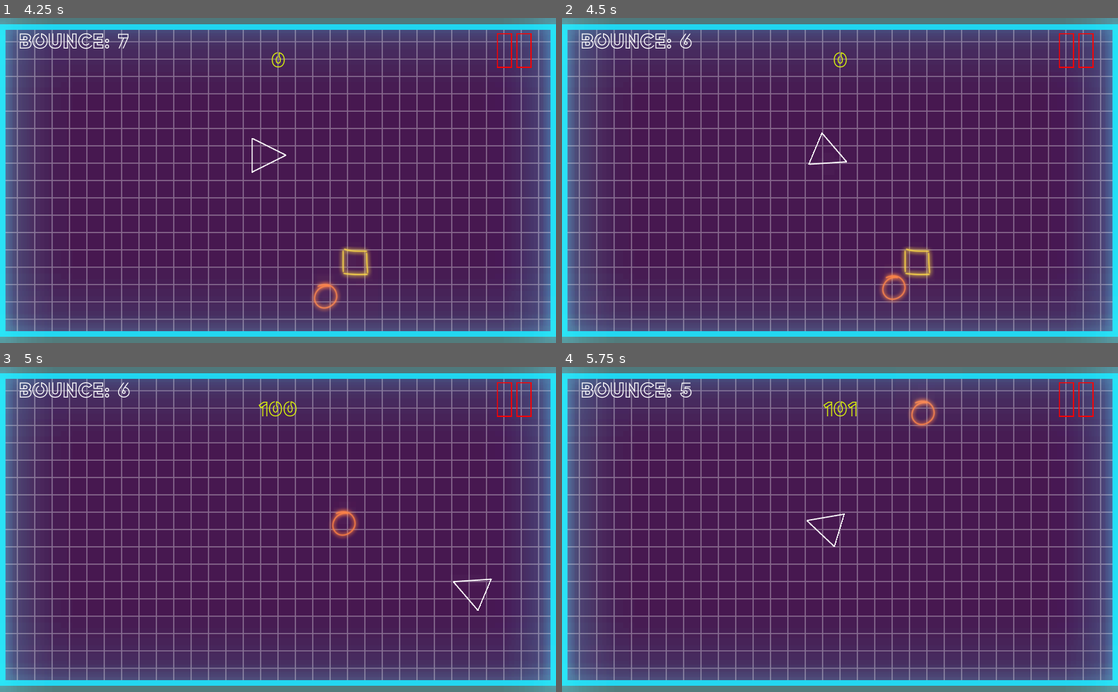
Above: before the commit, frames 1-4 (two rows, left to right).
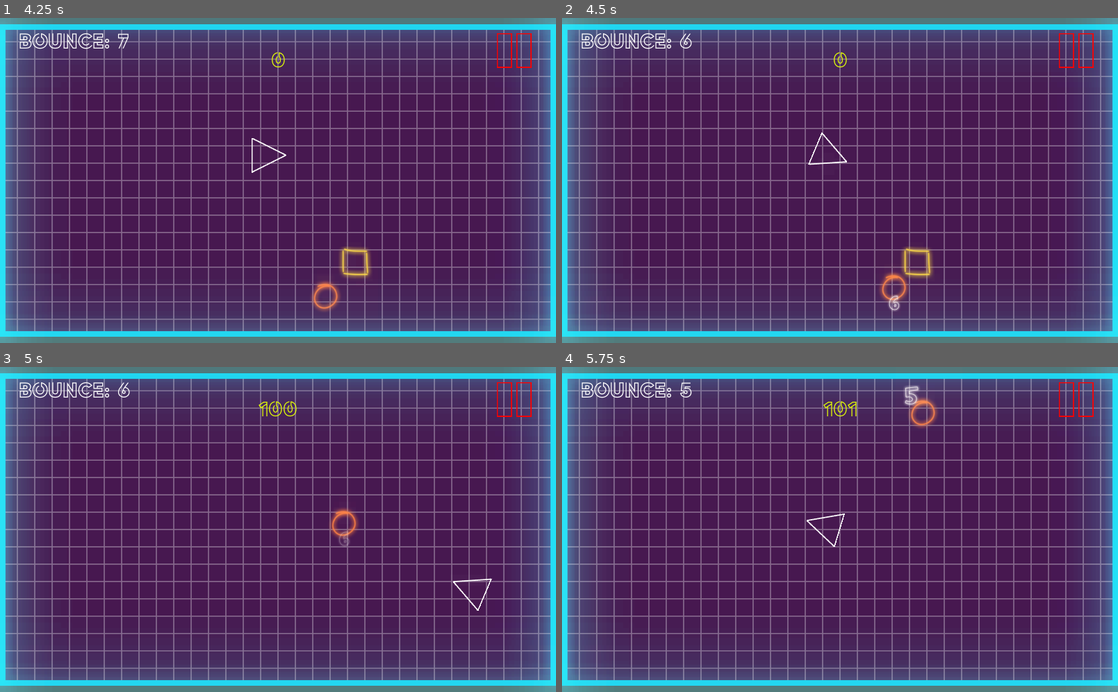
Above: after the commit, the same moments.

Repository: ScrappyMan25/Seven
Game: Godot game, scene res://Scenes/SplashScreen.tscn
Two runs of this game, one before a commit and one after it. Both use one fixed random seed, a clock stepped at 60 frames per second and the inputs below.
Inputs (mouse positions are in pixels of both pictures, inside the frame that each line leads up to):
- Up to frame 1 (4.25 s): tap Enter at 0.5, 2 s; move the mouse to (400, 164) at 0.52 s; hold Right (point_right) 0.53-1.28 s; click (400, 164) at 0.67 s; tap Space (ui_select) at 0.77, 1.25, 1.52, 2.75, 3.02 s; move the mouse to (166, 196) at 1.27 s; hold S (ui_down) 1.28-2.03 s; move the mouse to (333, 109) at 2.02 s; hold Right (point_right) 2.03-2.78 s; move the mouse to (250, 245) at 2.77 s; hold W (ui_up) 2.78-3.5 s; click (250, 245) at 2.92 s; click "Play" at 3.5 s
- Up to frame 2 (4.5 s): move the mouse to (1006, 229) at 4.27 s; hold Left (point_left) from 4.28 s (still down)
- Up to frame 3 (5 s): keep holding Left (point_left); tap Space (ui_select) at 4.52 s
- Up to frame 4 (5.75 s): keep holding Left (point_left); move the mouse to (673, 480) at 5.02 s; tap Space (ui_select) at 5.27 s

Frame 1 is identical in both runs. In frame 2, less than 0.1% of the frame differs, in the area x 58-61%, y 85-91%; in frame 3, less than 0.1%; in frame 4, 0.1%, in the area x 61-65%, y 5-12%.

Commit message:
AddedBounceNumber
Animation play the bounce number

Diff:
--- a/Seven/Scenes/PlayerProjectile.tscn
+++ b/Seven/Scenes/PlayerProjectile.tscn
@@ -1,7 +1,14 @@
-[gd_scene load_steps=6 format=2]
+[gd_scene load_steps=20 format=2]
 
 [ext_resource path="res://Assets/PLACEHOLDER/Enemy1.png" type="Texture" id=1]
 [ext_resource path="res://Scripts/PlayerProjectile.gd" type="Script" id=2]
+[ext_resource path="res://Assets/PLACEHOLDER/One.png" type="Texture" id=3]
+[ext_resource path="res://Assets/PLACEHOLDER/Two.png" type="Texture" id=4]
+[ext_resource path="res://Assets/PLACEHOLDER/Three.png" type="Texture" id=5]
+[ext_resource path="res://Assets/PLACEHOLDER/Four.png" type="Texture" id=6]
+[ext_resource path="res://Assets/PLACEHOLDER/Five.png" type="Texture" id=7]
+[ext_resource path="res://Assets/PLACEHOLDER/Six.png" type="Texture" id=8]
+[ext_resource path="res://Assets/PLACEHOLDER/Seven.png" type="Texture" id=9]
 
 [sub_resource type="SpriteFrames" id=1]
 animations = [ {
@@ -17,6 +24,111 @@
 [sub_resource type="CircleShape2D" id=3]
 radius = 22.5395
 
+[sub_resource type="Animation" id=4]
+resource_name = "1"
+tracks/0/type = "value"
+tracks/0/path = NodePath(".:modulate")
+tracks/0/interp = 1
+tracks/0/loop_wrap = true
+tracks/0/imported = false
+tracks/0/enabled = true
+tracks/0/keys = {
+"times": PoolRealArray( 0, 1 ),
+"transitions": PoolRealArray( 1, 1 ),
+"update": 0,
+"values": [ Color( 1, 1, 1, 1 ), Color( 1, 1, 1, 0 ) ]
+}
+
+[sub_resource type="Animation" id=5]
+resource_name = "2"
+tracks/0/type = "value"
+tracks/0/path = NodePath(".:modulate")
+tracks/0/interp = 1
+tracks/0/loop_wrap = true
+tracks/0/imported = false
+tracks/0/enabled = true
+tracks/0/keys = {
+"times": PoolRealArray( 0, 1 ),
+"transitions": PoolRealArray( 1, 1 ),
+"update": 0,
+"values": [ Color( 1, 1, 1, 1 ), Color( 1, 1, 1, 0 ) ]
+}
+
+[sub_resource type="Animation" id=6]
+resource_name = "3"
+tracks/0/type = "value"
+tracks/0/path = NodePath(".:modulate")
+tracks/0/interp = 1
+tracks/0/loop_wrap = true
+tracks/0/imported = false
+tracks/0/enabled = true
+tracks/0/keys = {
+"times": PoolRealArray( 0, 1 ),
+"transitions": PoolRealArray( 1, 1 ),
+"update": 0,
+"values": [ Color( 1, 1, 1, 1 ), Color( 1, 1, 1, 0 ) ]
+}
+
+[sub_resource type="Animation" id=7]
+resource_name = "4"
+tracks/0/type = "value"
+tracks/0/path = NodePath(".:modulate")
+tracks/0/interp = 1
+tracks/0/loop_wrap = true
+tracks/0/imported = false
+tracks/0/enabled = true
+tracks/0/keys = {
+"times": PoolRealArray( 0, 1 ),
+"transitions": PoolRealArray( 1, 1 ),
+"update": 0,
+"values": [ Color( 1, 1, 1, 1 ), Color( 1, 1, 1, 0 ) ]
+}
+
+[sub_resource type="Animation" id=8]
+resource_name = "5"
+tracks/0/type = "value"
+tracks/0/path = NodePath(".:modulate")
+tracks/0/interp = 1
+tracks/0/loop_wrap = true
+tracks/0/imported = false
+tracks/0/enabled = true
+tracks/0/keys = {
+"times": PoolRealArray( 0, 1 ),
+"transitions": PoolRealArray( 1, 1 ),
+"update": 0,
+"values": [ Color( 1, 1, 1, 1 ), Color( 1, 1, 1, 0 ) ]
+}
+
+[sub_resource type="Animation" id=9]
+resource_name = "6"
+tracks/0/type = "value"
+tracks/0/path = NodePath(".:modulate")
+tracks/0/interp = 1
+tracks/0/loop_wrap = true
+tracks/0/imported = false
+tracks/0/enabled = true
+tracks/0/keys = {
+"times": PoolRealArray( 0, 1 ),
+"transitions": PoolRealArray( 1, 1 ),
+"update": 0,
+"values": [ Color( 1, 1, 1, 1 ), Color( 1, 1, 1, 0 ) ]
+}
+
+[sub_resource type="Animation" id=10]
+resource_name = "7"
+tracks/0/type = "value"
+tracks/0/path = NodePath(".:modulate")
+tracks/0/interp = 1
+tracks/0/loop_wrap = true
+tracks/0/imported = false
+tracks/0/enabled = true
+tracks/0/keys = {
+"times": PoolRealArray( 0, 1 ),
+"transitions": PoolRealArray( 1, 1 ),
+"update": 0,
+"values": [ Color( 1, 1, 1, 1 ), Color( 1, 1, 1, 0 ) ]
+}
+
 [node name="PlayerProjectile" type="KinematicBody2D"]
 position = Vector2( 524.408, 280.183 )
 script = ExtResource( 2 )
@@ -31,4 +143,67 @@
 
 [node name="CollisionShape2D" type="CollisionShape2D" parent="Area2D"]
 shape = SubResource( 3 )
+
+[node name="1" type="Sprite" parent="."]
+modulate = Color( 1, 1, 1, 0 )
+position = Vector2( 6.77704, -35.0982 )
+scale = Vector2( 0.658386, 0.60583 )
+texture = ExtResource( 3 )
+
+[node name="Animation1" type="AnimationPlayer" parent="1"]
+anims/1 = SubResource( 4 )
+
+[node name="2" type="Sprite" parent="."]
+modulate = Color( 1, 1, 1, 0 )
+position = Vector2( 24.243, 12.3548 )
+scale = Vector2( 0.658386, 0.60583 )
+texture = ExtResource( 4 )
+
+[node name="Animation2" type="AnimationPlayer" parent="2"]
+anims/2 = SubResource( 5 )
+
+[node name="3" type="Sprite" parent="."]
+modulate = Color( 1, 1, 1, 0 )
+position = Vector2( -18.8289, 20.3396 )
+scale = Vector2( 0.566413, 0.553275 )
+texture = ExtResource( 5 )
+
+[node name="Animation3" type="AnimationPlayer" parent="3"]
+anims/3 = SubResource( 6 )
+
+[node name="4" type="Sprite" parent="."]
+modulate = Color( 1, 1, 1, 0 )
+position = Vector2( 25.2041, -9.74162 )
+scale = Vector2( 0.526997, 0.553274 )
+texture = ExtResource( 6 )
+
+[node name="Animation4" type="AnimationPlayer" parent="4"]
+anims/4 = SubResource( 7 )
+
+[node name="5" type="Sprite" parent="."]
+modulate = Color( 1, 1, 1, 0 )
+position = Vector2( -21.6352, -33.2111 )
+scale = Vector2( 0.566413, 0.60583 )
+texture = ExtResource( 7 )
+
+[node name="Animation5" type="AnimationPlayer" parent="5"]
+anims/5 = SubResource( 8 )
+
+[node name="6" type="Sprite" parent="."]
+modulate = Color( 1, 1, 1, 0 )
+position = Vector2( 0.223755, 28.2482 )
+scale = Vector2( 0.448162, 0.500718 )
+texture = ExtResource( 8 )
+
+[node name="Animation6" type="AnimationPlayer" parent="6"]
+anims/6 = SubResource( 9 )
+
+[node name="7" type="Sprite" parent="."]
+modulate = Color( 1, 1, 1, 0 )
+position = Vector2( -26.7148, -3.9736 )
+scale = Vector2( 0.59269, 0.632108 )
+texture = ExtResource( 9 )
+
+[node name="Animation7" type="AnimationPlayer" parent="7"]
+anims/7 = SubResource( 10 )
 [connection signal="body_entered" from="Area2D" to="." method="_on_Area2D_body_entered"]
--- a/Seven/Scripts/PlayerProjectile.gd
+++ b/Seven/Scripts/PlayerProjectile.gd
@@ -33,9 +33,22 @@
 	direction = direction.bounce(collision.normal)
 	if collision.collider is KinematicBody2D: #Player
 		number_of_bounces = 7
+		get_node("7/Animation7").play("7")
 		velocity = 490
 	else:
 		number_of_bounces -= 1
+		if number_of_bounces == 1:
+			get_node("1/Animation1").play("1")
+		if number_of_bounces == 2:
+			get_node("2/Animation2").play("2")
+		if number_of_bounces == 3:
+			get_node("3/Animation3").play("3")
+		if number_of_bounces == 4:
+			get_node("4/Animation4").play("4")
+		if number_of_bounces == 5:
+			get_node("5/Animation5").play("5")
+		if number_of_bounces == 6:
+			get_node("6/Animation6").play("6")
 		velocity = velocity - 70
 	pass
 
